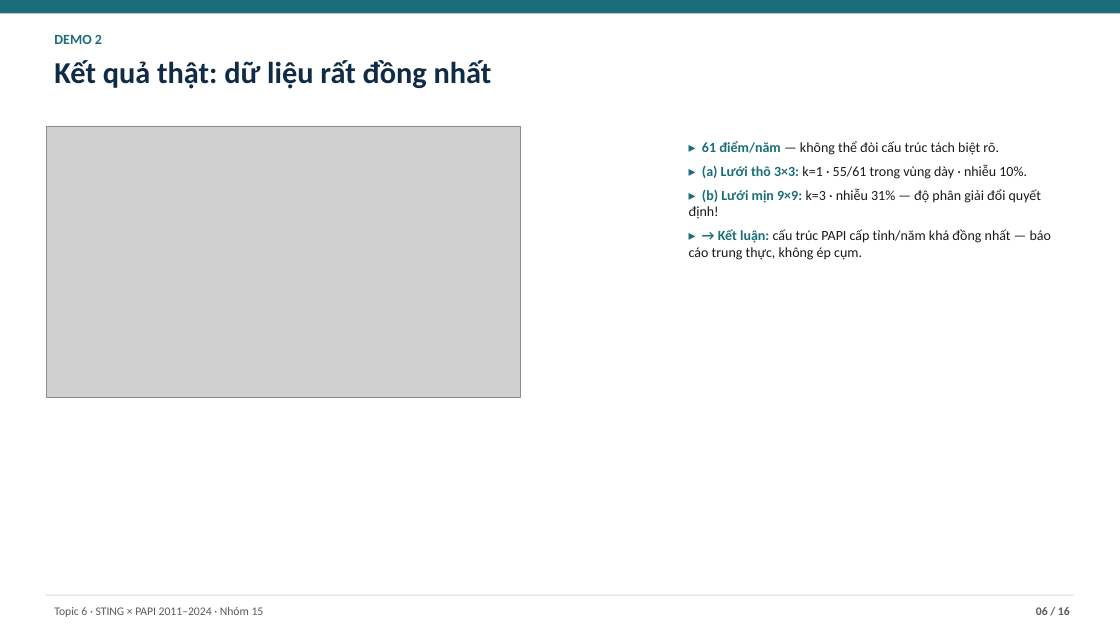
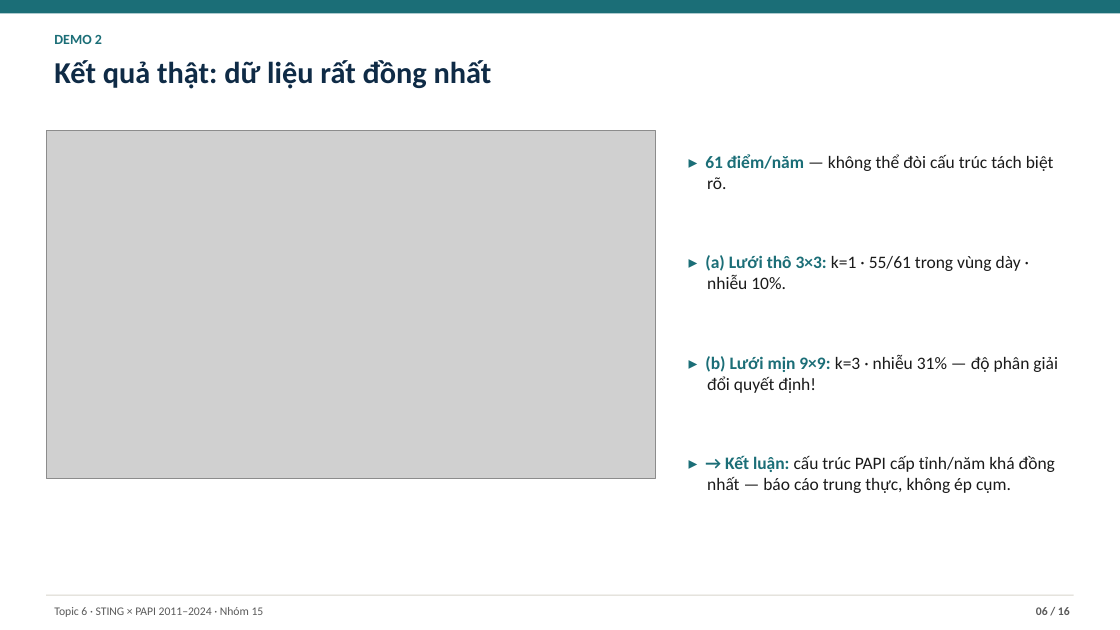
Before and after one commit to JasonTM17/Grid_Based_Sociology, a slide deck: slide 6 of slides/final.pptx. Drawn at 1120x630 pixels with LibreOffice and Linux fonts; fonts in the diff are those of the drawing; grey boxes stand for pictures. Boxes give left, top, right and bottom in pixels: in the first picture for what was removed or moved away, otherwise in the second. Text is boxed around its words. In the diff, an @@ line names an element or a change of style, - is before the commit and + after.

```diff
--- a/slides/final.pptx
+++ b/slides/final.pptx
@@ picture: place and size @@
-picture at (46, 126, 520, 397)
+picture at (46, 130, 655, 479)
@@ text "▸ 61 điểm/năm — không ...": place and size @@
-text "▸ 61 điểm/năm — không ..." at (689, 141, 1051, 260)
+text "▸ 61 điểm/năm — không ..." at (705, 154, 1058, 493)
@@ text "▸ 61 điểm/năm — không ..." at (705, 154, 1058, 493): size 12 to 15 pt; indent changed; more space between paragraphs @@
```
Also in this commit, not shown: 12 other slides changed, 2 other files.
